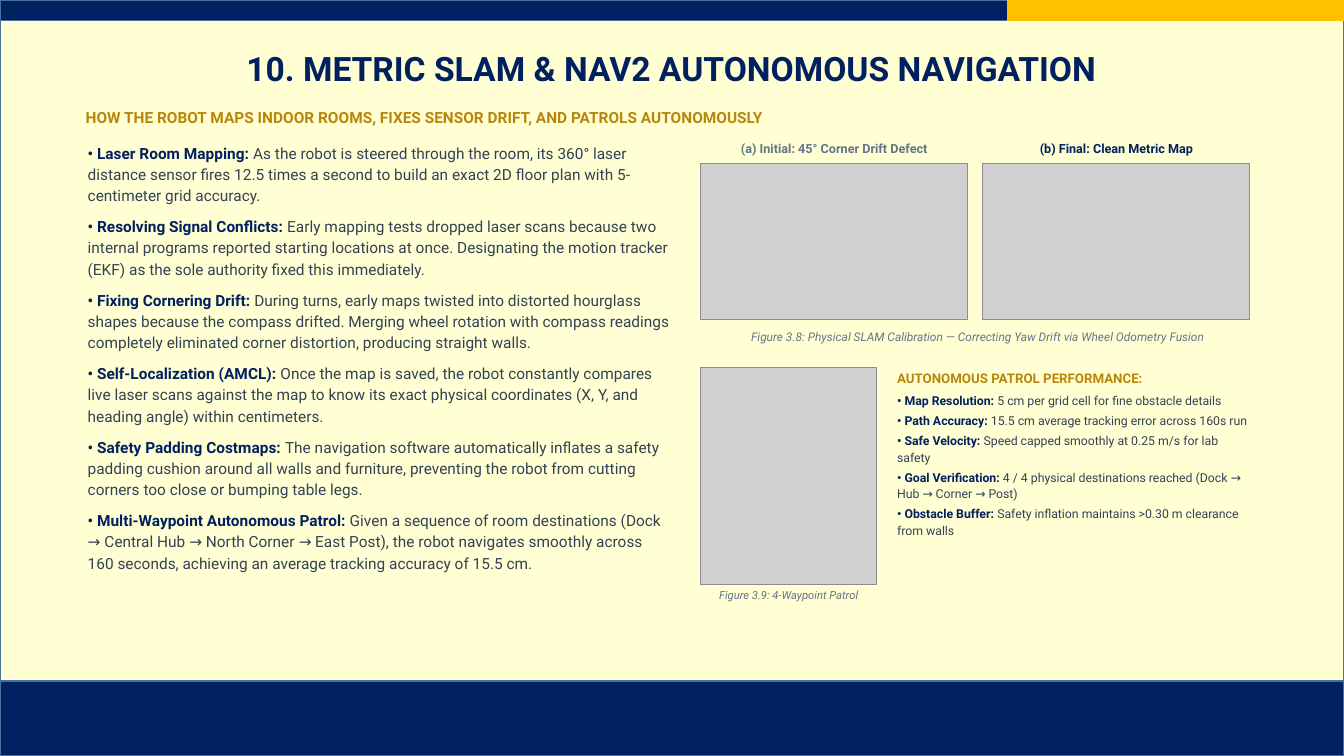
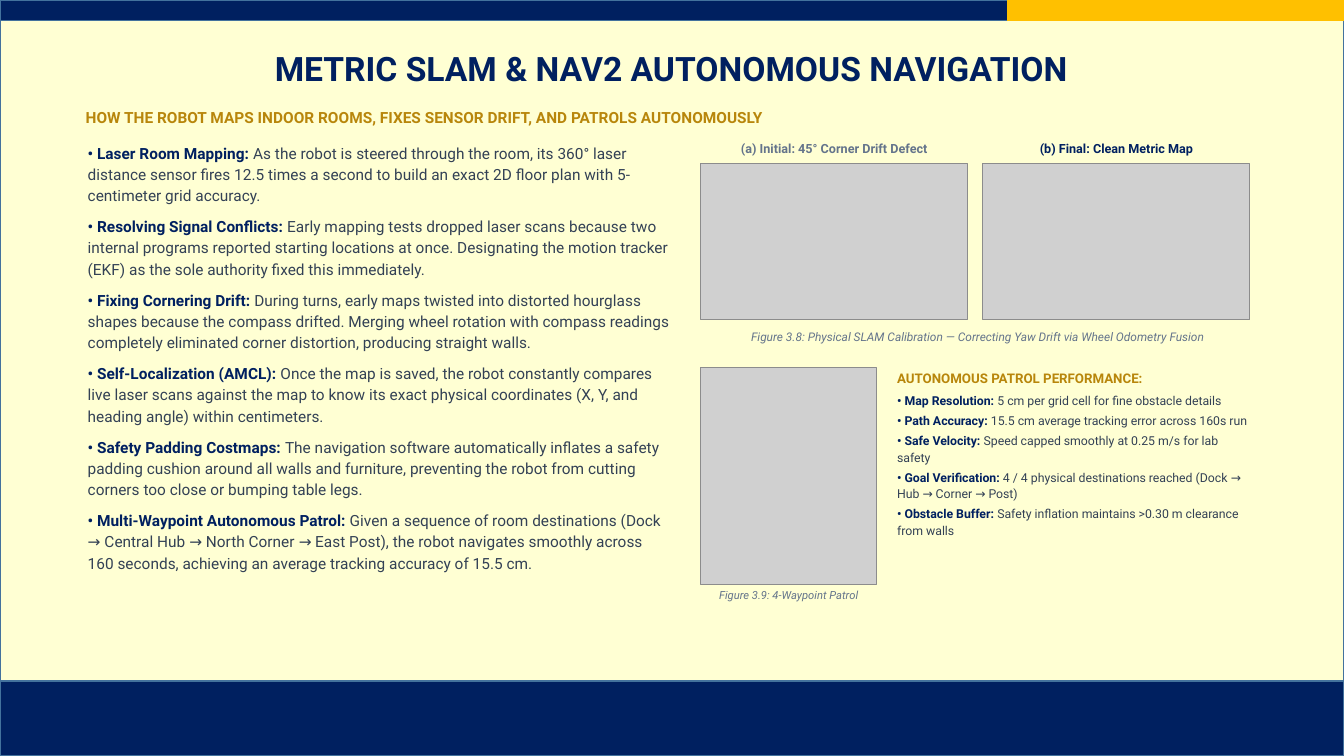
Before and after one commit to AJFACULTY/Intention-Recognition, a slide deck: slide 12 of write_up/Project Final Defense Slides_FINAL.pptx. Drawn at 1344x756 pixels with LibreOffice and Linux fonts; fonts in the diff are those of the drawing; grey boxes stand for pictures; background and template pictures are left out. Boxes give left, top, right and bottom in pixels: in the first picture for what was removed or moved away, otherwise in the second. Text is boxed around its words. In the diff, an @@ line names an element or a change of style, - is before the commit and + after.

Commit message:
fix: remove unproven eye blink wording, harmonize all 15 slide titles with outline, and eliminate discrepancies

```diff
--- a/write_up/Project Final Defense Slides_FINAL.pptx
+++ b/write_up/Project Final Defense Slides_FINAL.pptx
@@ title at (275,56,1067,82): text changed @@
-10. METRIC SLAM & NAV2 AUTONOMOUS NAVIGATION
+METRIC SLAM & NAV2 AUTONOMOUS NAVIGATION
```
Also in this commit, not shown: 12 other slides changed, 15 other files.
